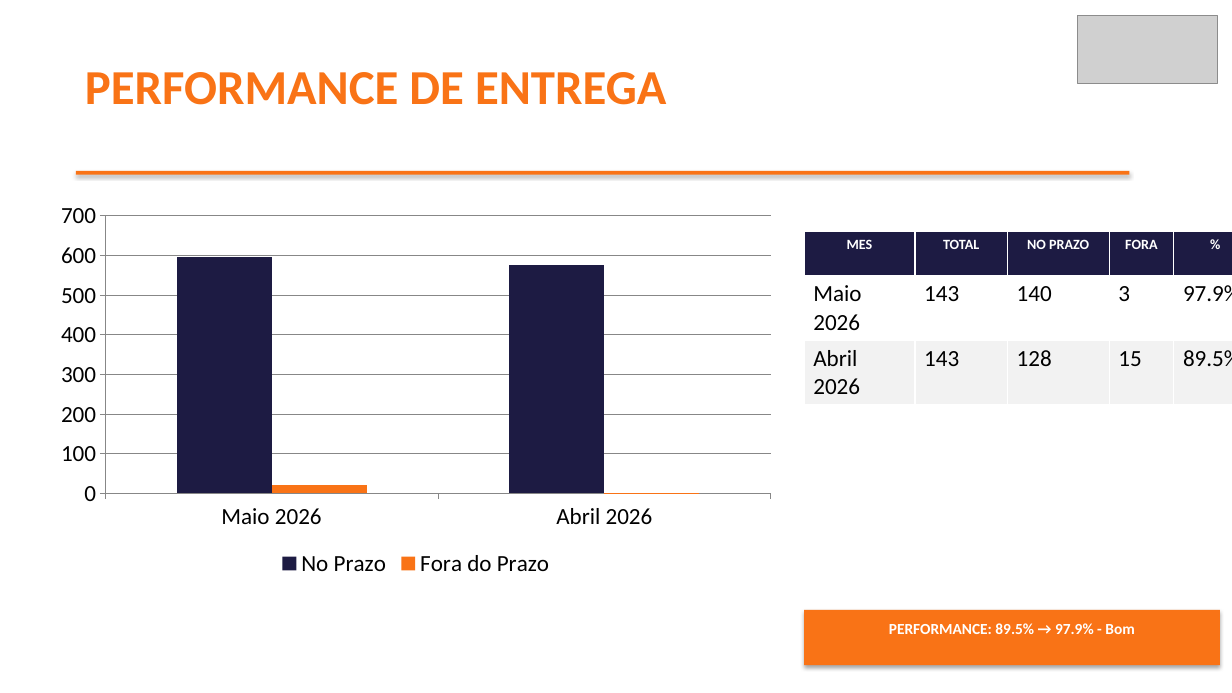
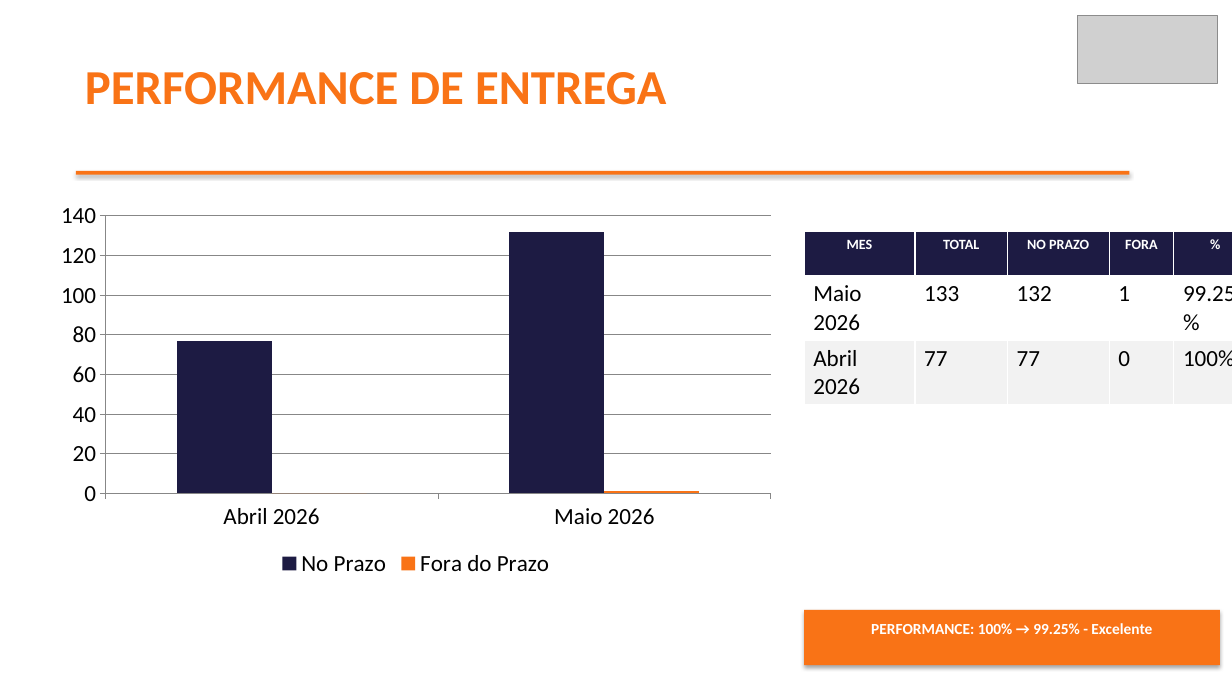
Before and after one commit to brendaelicia-sketch/PortoEX, a slide deck: slide 3 of pptx/maio_2026/BSG_BIJOU_BRASIL_COMERCIO_VARE.pptx. Drawn at 1232x693 pixels with LibreOffice and Linux fonts; fonts in the diff are those of the drawing; grey boxes stand for pictures. Boxes give left, top, right and bottom in pixels: in the first picture for what was removed or moved away, otherwise in the second. Text is boxed around its words. In the diff, an @@ line names an element or a change of style, - is before the commit and + after.

```diff
--- a/pptx/maio_2026/BSG_BIJOU_BRASIL_COMERCIO_VARE.pptx
+++ b/pptx/maio_2026/BSG_BIJOU_BRASIL_COMERCIO_VARE.pptx
@@ column chart at <box>46,194,786,582</box> @@
-categories: Maio 2026, Abril 2026
+categories: Abril 2026, Maio 2026
-No Prazo: 600, 580
+No Prazo: 77, 132
-Fora do Prazo: 20, 0
+Fora do Prazo: 0, 1
@@ table at <box>804,231,1232,398</box> @@
-row 2: Maio 2026 | 143 | 140 | 3 | 97.9%
+row 2: Maio 2026 | 133 | 132 | 1 | 99.25%
-row 3: Abril 2026 | 143 | 128 | 15 | 89.5%
+row 3: Abril 2026 | 77 | 77 | 0 | 100%
@@ text at <box>871,623,1152,634</box>: text changed @@
-PERFORMANCE: 89.5% → 97.9% - Bom
+PERFORMANCE: 100% → 99.25% - Excelente
```
Also in this commit, not shown: 4 other slides changed, 1 slide added, 1 slide removed.
